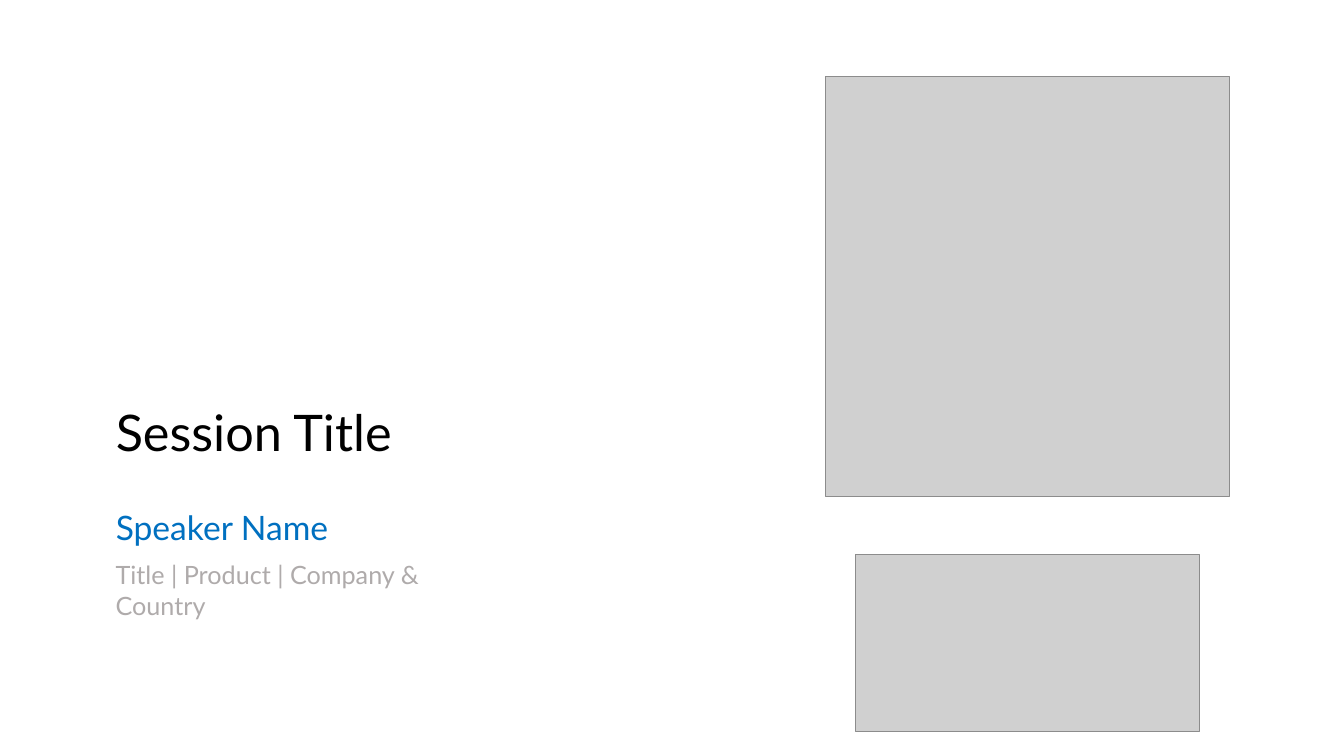
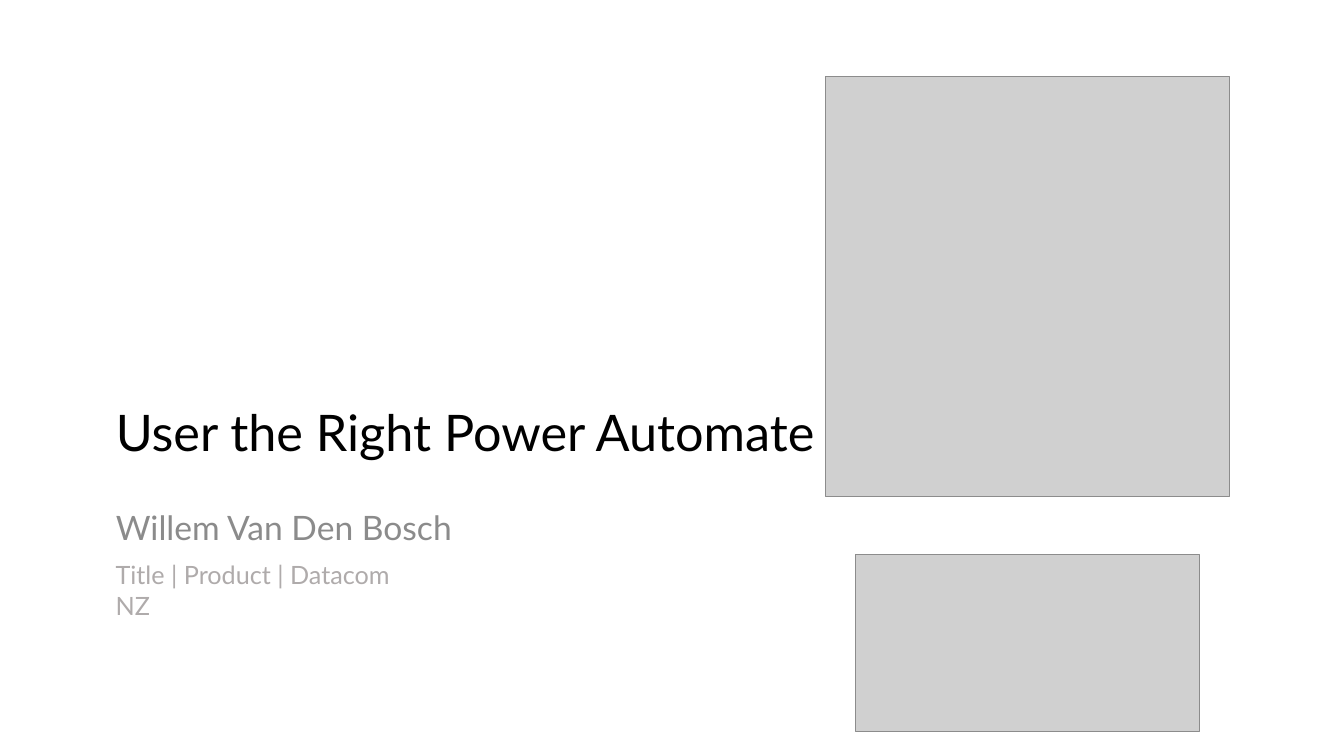
Before and after one commit to ramimounla/GlobalPowerPlatformBootcamp, a slide deck: slide 1 of Slides/Willem Van Den Bosch - User the right Power Automate - 300 GPPB Wellington.pptx. Drawn at 1344x756 pixels with LibreOffice and Linux fonts; fonts in the diff are those of the drawing; grey boxes stand for pictures. Boxes give left, top, right and bottom in pixels: in the first picture for what was removed or moved away, otherwise in the second. Text is boxed around its words. In the diff, an @@ line names an element or a change of style, - is before the commit and + after.

```diff
--- a/Slides/Willem Van Den Bosch - User the right Power Automate - 300 GPPB Wellington.pptx
+++ b/Slides/Willem Van Den Bosch - User the right Power Automate - 300 GPPB Wellington.pptx
@@ title at bbox=[116, 414, 815, 460]: text changed @@
-Session Title
+User the Right Power Automate
@@ text at bbox=[116, 515, 452, 540]: text changed; text colour #0070C0 to #8C8C8C @@
-Speaker Name
+Willem Van Den Bosch
@@ text at bbox=[116, 565, 390, 615]: text changed @@
-Title | Product | Company & Country
+Title | Product | Datacom NZ
```
Also in this commit, not shown: 5 other files.
